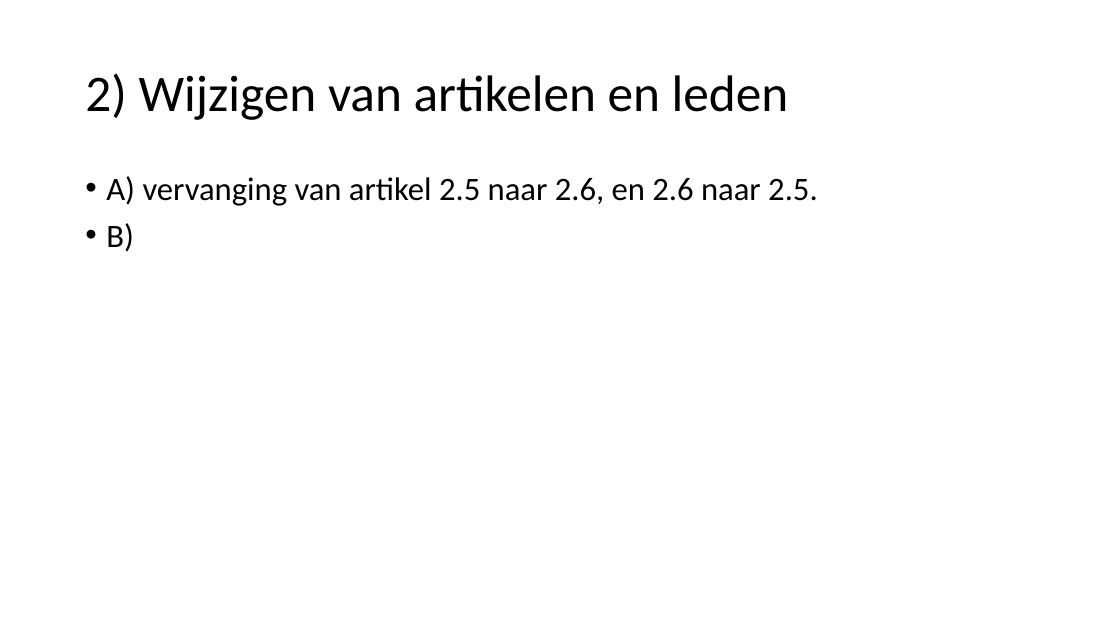
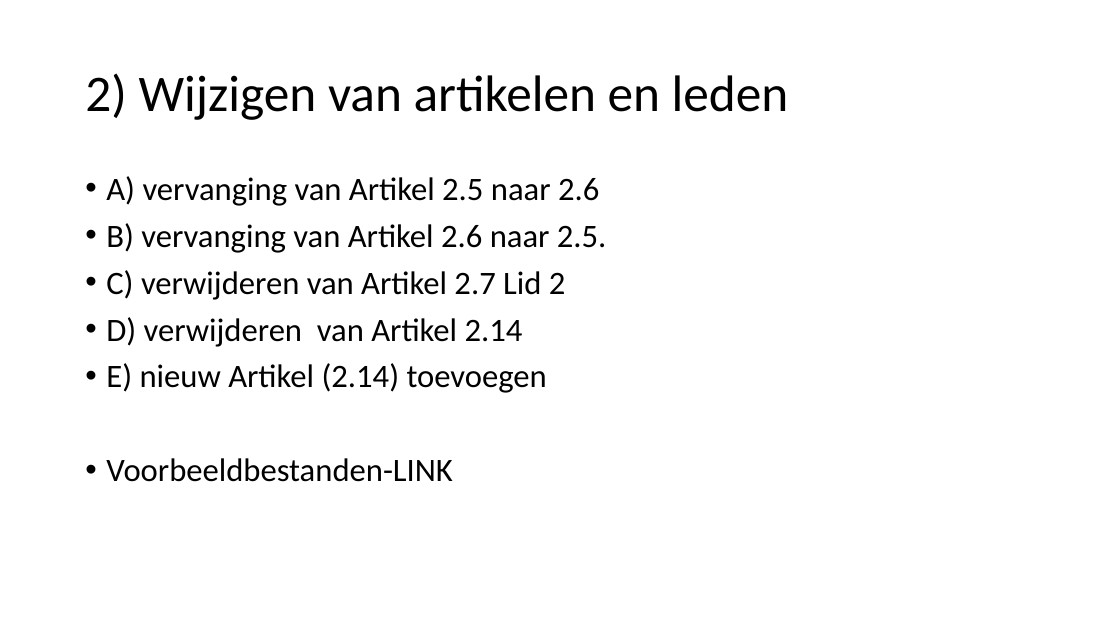
Before and after one commit to Geonovum/xml_omgevingsplan_gemeentestad, a slide deck: slide 7 of Submutatiescenario_s.pptx. Drawn at 1120x630 pixels with LibreOffice and Linux fonts; fonts in the diff are those of the drawing. Boxes give left, top, right and bottom in pixels: in the first picture for what was removed or moved away, otherwise in the second. Text is boxed around its words. In the diff, an @@ line names an element or a change of style, - is before the commit and + after.

```diff
--- a/Submutatiescenario_s.pptx
+++ b/Submutatiescenario_s.pptx
@@ text at [106,176,607,482]: text changed @@
-• A) vervanging van artikel 2.5 naar 2.6, en 2.6 naar 2.5.
-• B)
+• A) vervanging van Artikel 2.5 naar 2.6
+• B) vervanging van Artikel 2.6 naar 2.5.
+• C) verwijderen van Artikel 2.7 Lid 2
+• D) verwijderen van Artikel 2.14
+• E) nieuw Artikel (2.14) toevoegen
+• Voorbeeldbestanden-LINK
```
Also in this commit, not shown: 13 other slides changed, 2 slides added, 5 slides removed.
